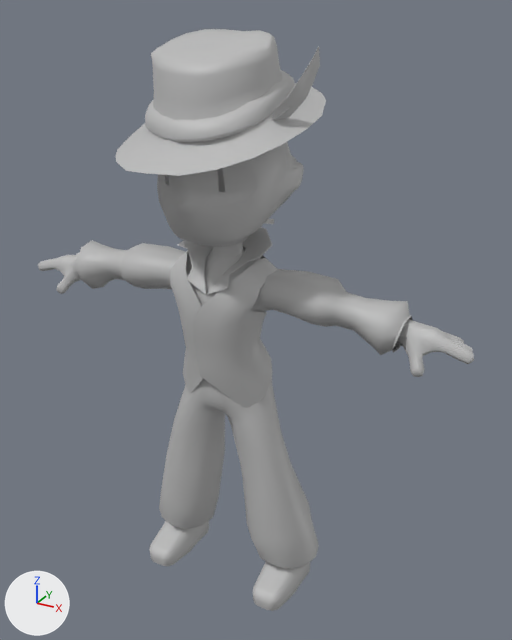
Renders of the FBX model Assets/Models/Trapmaster_Final.fbx from each side of a commit.
Both versions are drawn from a 50 mm lens placed at (0.0389, -0.0638, 0.0676), pointed at (0.0029, 0.0016, 0.0349). Lighting does not change. The marker at lower left points along +X, +Y and +Z. Where no turn or scale is listed for an object, it has been applied to the vertices.

The scene before the commit, as lines of its bpy script (objects in view):
```python
mat_lambert2 = principled_material('lambert2')
mat_lambert2.base_color = (0.5, 0.5, 0.5)  # grey #bcbcbc
me_mesh = bpy.data.meshes.new('Mesh')
me_mesh.from_pydata(...)  # 2874 vertices, 5268 faces; spans x -0.028..0.028, y -0.0107..0.0107, z -0.0001..0.0658
me_mesh.materials.append(mat_lambert2)  # grey #bcbcbc
ob_mesh_trapmaster = bpy.data.objects.new('Mesh_TrapMaster', me_mesh)
ob_mesh_trapmaster.location = (-0.0001, -0.0008, -0.0001)
```
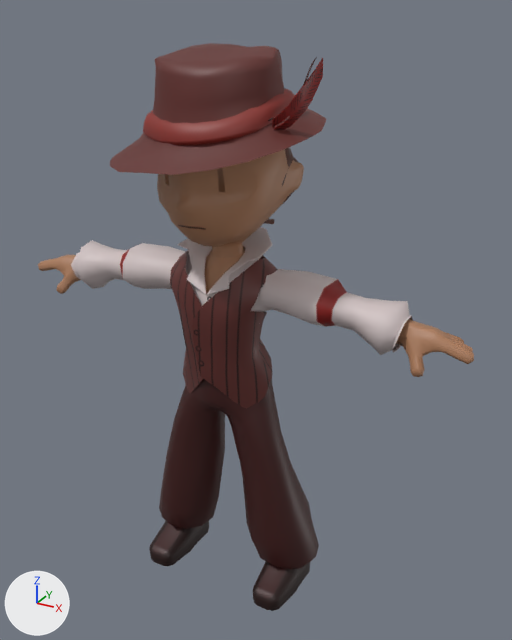
Scene script edits in JSON lines:
```json
{"op": "add", "block": "img_trapper_texture_png", "code": ["img_trapper_texture_png = load_image('Trapper_Texture.png', '../Textures/Trapper_Texture.png', 4096, 4096, 'sRGB')"]}
{"op": "remove", "block": "mat_lambert2", "code": "mat_lambert2.base_color = (0.5, 0.5, 0.5)  # grey #bcbcbc"}
{"op": "add", "block": "mat_lambert2", "code": "mat_lambert2.texture = img_trapper_texture_png"}
{"block": "me_mesh", "where": "# used by ob_mesh_trapmaster; location = (-0.0001, -0.0008, -0.0001)"}
{"op": "remove", "block": "me_mesh", "code": "me_mesh.from_pydata(...)  # 2874 vertices, 5268 faces; spans x -0.028..0.028, y -0.0107..0.0107, z -0.0001..0.0658"}
{"op": "add", "block": "me_mesh", "code": "me_mesh.from_pydata(...)  # 2874 vertices, 5268 faces; spans x -0.028..0.028, y -0.0117..0.0111, z -0.0001..0.0644"}
{"block": "me_mesh", "change": "me_mesh part 1: the loose piece of 142 vertices spanning x -0.0108..0.0106, y -0.0107..0.0107, z 0.0535..0.0658 is multiplied about its middle by the matrix ((1.0, 0.0, 0.0), (0.01, 1.026, 0.152), (0.002, -0.152, 1.026)), then moved by (0.0, 0.0001, -0.0012)"}
{"block": "me_mesh", "change": "me_mesh part 2: the loose piece of 48 vertices spanning x 0.0076..0.0111, y -0.0036..-0.0003, z 0.0579..0.0645 is multiplied about its middle by the matrix ((1.03, -0.012, -0.012), (0.013, 1.019, 0.151), (0.01, -0.151, 1.019)), then moved by (0.0, 0.0004, -0.0009)"}
{"block": "me_mesh", "change": "me_mesh part 3: the loose piece of 252 vertices spanning x -0.0077..0.0076, y -0.0076..0.0074, z 0.0562..0.0623 is multiplied about its middle by the matrix ((1.0, 0.0, 0.0), (0.01, 1.026, 0.152), (0.002, -0.152, 1.026)), then moved by (0.0, 0.0001, -0.0012)"}
{"block": "me_mesh", "change": "me_mesh part 4: 125 of 2874 vertices moved; they spanned x -0.006..0.0063, y -0.0052..0.0088, z 0.0449..0.0582 and now span x -0.0062..0.0064, y -0.0051..0.009, z 0.045..0.0582; mean shift (0.0, 0.0002, 0.0); largest move (-0.0058, 0.0017, 0.058) -> (-0.0058, 0.0017, 0.0568)"}
```

Changed parts and their boxes (x1, y1, x2, y2) in the pictures (512 x 640 px; the box of a moved part takes in the faces that stretch with it):
```json
{"object": "Mesh_TrapMaster", "change": "surface changed, reshaped", "before": [38, 29, 474, 611], "after": [38, 43, 474, 611], "on screen": "grey to brown"}
{"part": 1, "of": "me_mesh", "change": "moved or reshaped", "before": [116, 29, 326, 176], "after": [110, 43, 327, 175]}
{"part": 2, "of": "me_mesh", "change": "moved or reshaped", "before": [272, 46, 320, 120], "after": [272, 58, 323, 130]}
{"part": 3, "of": "me_mesh", "change": "moved or reshaped", "before": [145, 70, 296, 142], "after": [143, 88, 295, 145]}
{"part": 4, "of": "me_mesh", "change": "moved or reshaped", "before": [160, 143, 297, 247], "after": [162, 147, 298, 246]}
```
